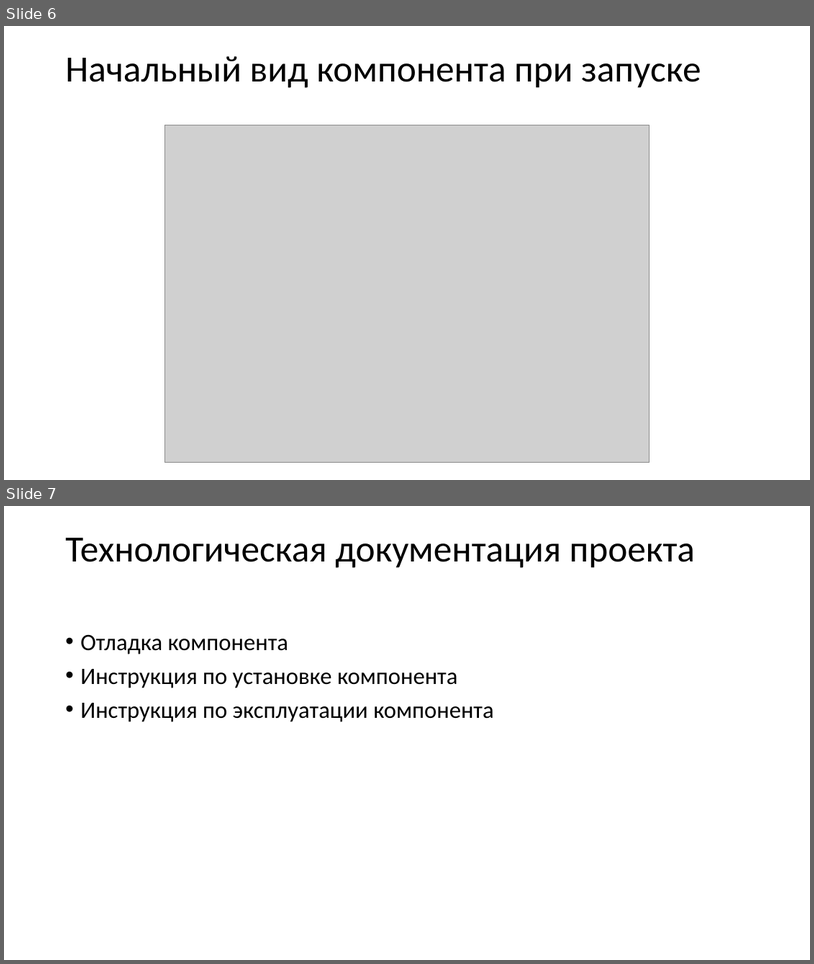
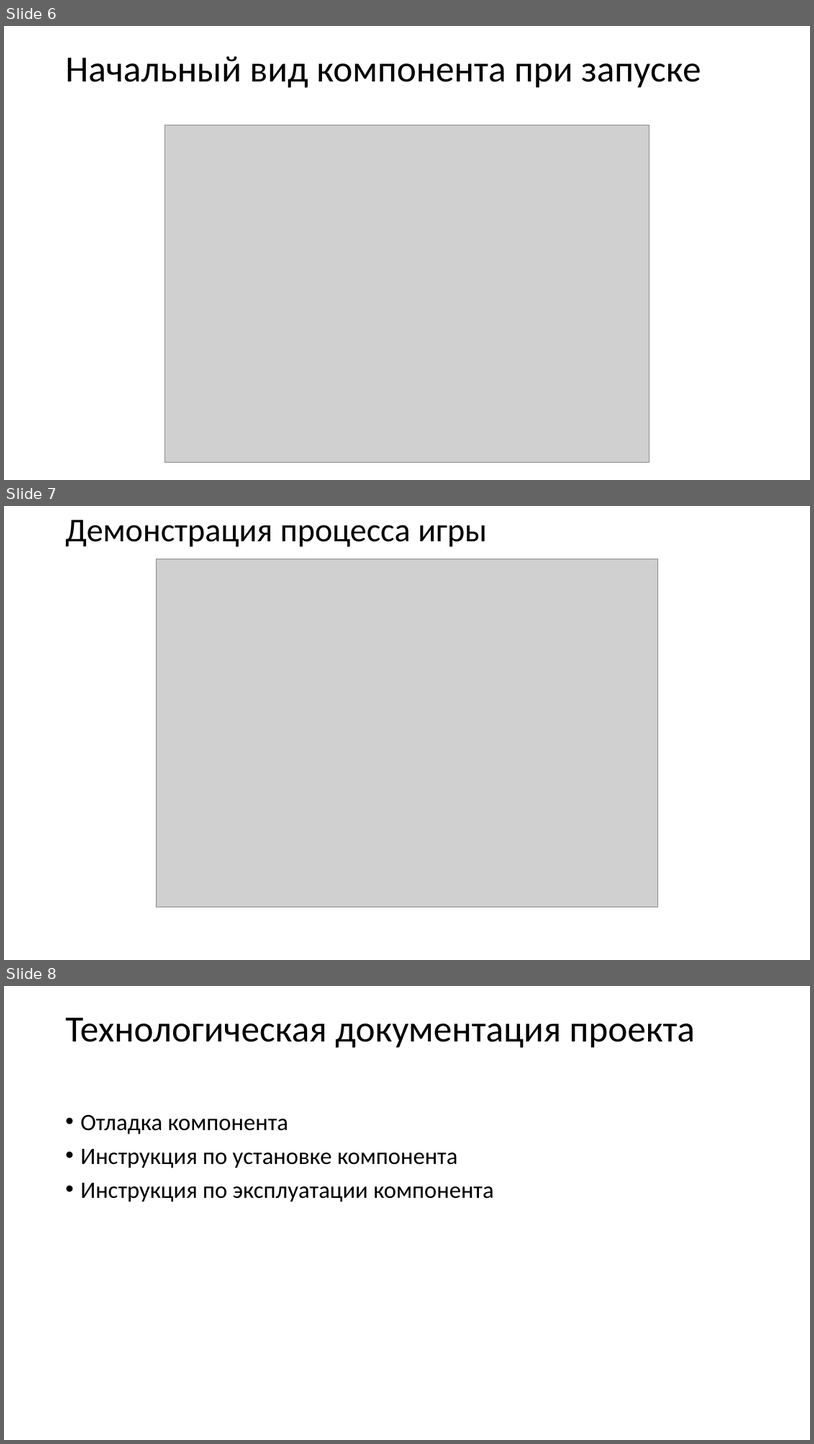
Before and after one commit to shikozz/gameGalaga, a slide deck: Презентация к курсовому проекту (1).pptx. Shown one above the other, each under a label of ours: slides 6 and 7 before the commit, slides 6, 7 and 8 after it. The pictures are 814x964 and 814x1444 pixels, drawn with LibreOffice and Linux fonts; fonts in the diff are those of the drawing; grey boxes stand for pictures. Boxes give left, top, right and bottom in pixels: in the first picture for what was removed or moved away, otherwise in the second. Text is boxed around its words. In the diff, an @@ line names an element or a change of style, - is before the commit and + after.

```diff
--- a/Презентация к курсовому проекту (1).pptx
+++ b/Презентация к курсовому проекту (1).pptx
@@ slide 7 added at (4, 506, 810, 960), background #FFFFFF @@
@@ title added at (65, 520, 487, 547), 39.6 pt, text #000000 @@
+Демонстрация процесса игры
@@ picture added at (157, 559, 658, 907) @@
@@ what was slide 7 is now slide 8 @@
```
Also in this commit, not shown: 4 other files.
